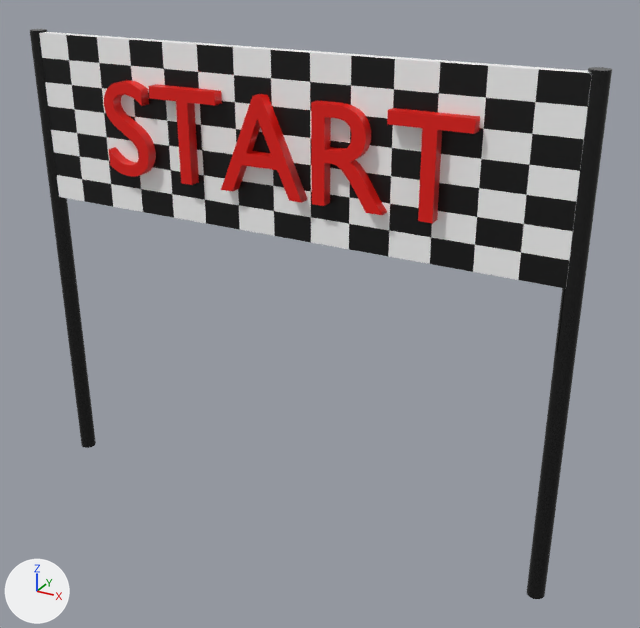
The Blender file Assets/start_line.blend: old version first, new version second.
Rendered twice from a 50 mm lens placed at (4.44, -7.22, 6.09), pointed at (0.38, 0.15, 2.4). Arrows for +X, +Y and +Z are at lower left; the lights stay in place.
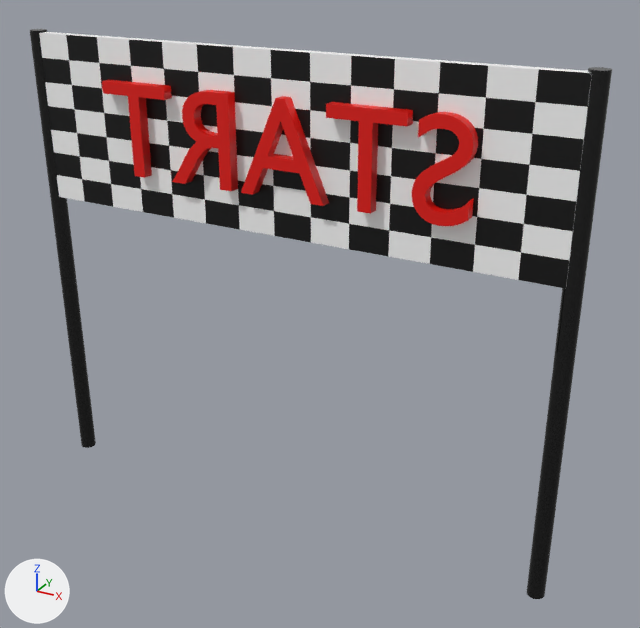
Pixel boxes [x1, y1, x2, y2] of what changed, in the pictures (640 x 628 px):
'Text', reshaped, moved, rescaled: before [104, 80, 480, 223]; after [102, 80, 478, 226]

Patch to the scene script:
```diff
--- a/Assets/start_line.blend.py
+++ b/Assets/start_line.blend.py
@@ txt_text @@
 txt_text.small_caps_scale = 0.0
+txt_text.offset_x = -1.48
+txt_text.offset_y = -0.341
@@ ob_text @@
 ob_text = bpy.data.objects.new('Text', txt_text)
-ob_text.location = (-2.04, -0.07, 3.67)
+ob_text.location = (0.02, -0.07, 4.15)
 ob_text.rotation_euler = (1.571, 0.0, 0.0)  # degrees (90, 0, 0)
-ob_text.scale = (1.39, 1.39, 0.734)
+ob_text.scale = (-1.39, 1.39, 0.734)
```
